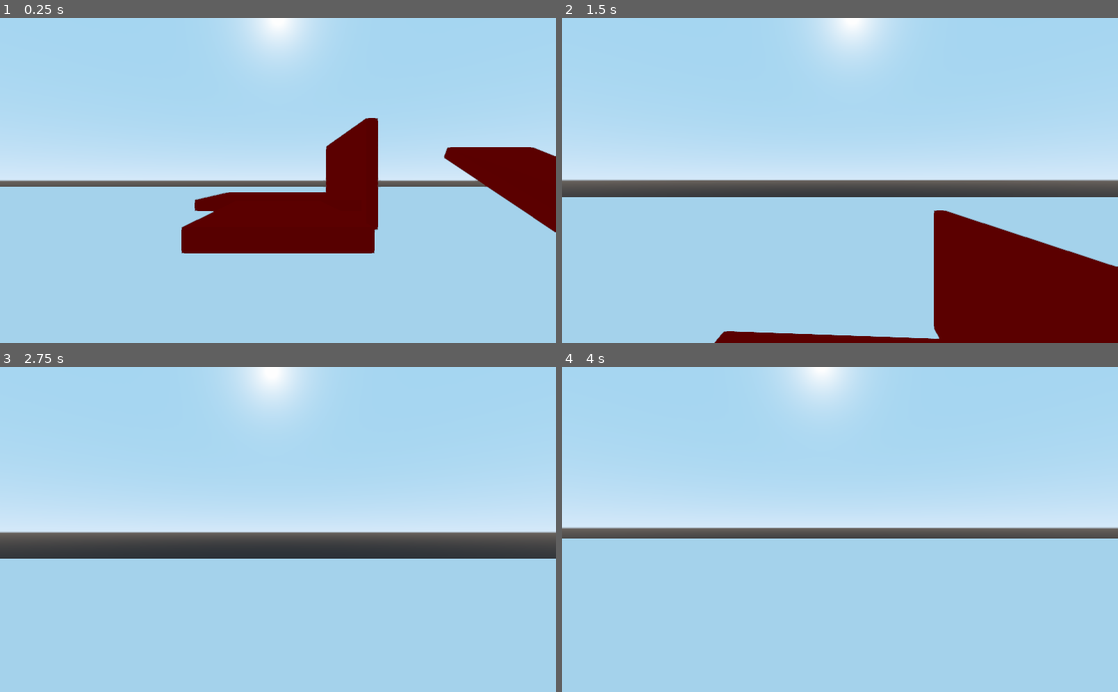
Above: before the commit, frames 1-4 (two rows, left to right).
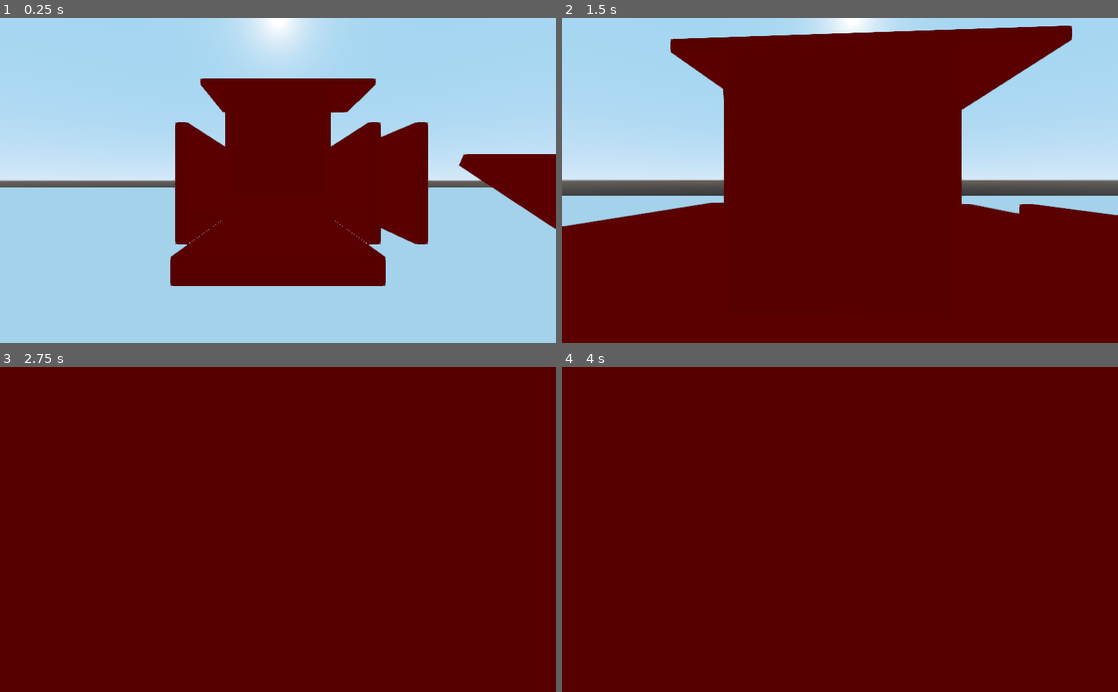
Above: after the commit, the same moments.

Repository: Loading64/Unrealimist
Game: Godot game, scene res://Spatial.tscn
The game is run twice, just before and just after one commit, with the same random seed, the same clock (stepped at 60 frames per second) and the same inputs.
Inputs (mouse positions are in pixels of both pictures, inside the frame that each line leads up to):
- Up to frame 1 (0.25 s): no input
- Up to frame 2 (1.5 s): move the mouse to (867, 180) at 0.52 s; hold Ctrl (Sliding) 0.53-1.28 s; hold W (move_forward) from 0.53 s (still down); tap Space (jump) at 0.77, 1.07 s; tap Shift (Sprint, bound only after the commit) at 0.8, 1.35 s; move the mouse to (812, 180) at 1.27 s
- Up to frame 3 (2.75 s): keep holding W (move_forward); tap Space (jump) at 1.52, 1.55, 1.82, 2.1 s; move the mouse to (289, 523) at 2.02 s; hold Ctrl (Sliding) from 2.03 s (still down)
- Up to frame 4 (4 s): keep holding W (move_forward); tap Enter at 2.75 s; move the mouse to (834, 536) at 2.77 s; release Ctrl (Sliding) at 2.78 s; tap Ctrl (Sliding) at 2.85 s; tap Space (jump) at 3.02, 3.32, 3.77, 3.8 s; tap Shift (Sprint, bound only after the commit) at 3.05 s; move the mouse to (878, 532) at 3.52 s; hold Shift (Sprint, bound only after the commit) from 3.53 s (still down)

The runs differ from the first frame. In frame 1, 18% of the frame differs, in the area x 0-100%, y 18-83%; in frame 2, 57%; in frame 3, 100%, in the area x 0-100%, y 0-100%; in frame 4, 100%.

Commit message:
new code 10/05/21
sprints broken need to fix that.
crouching and sliding is implimented
testing with a lightsource shows the platforms absorb all light

Diff:
--- a/KinematicBody.gd
+++ b/KinematicBody.gd
@@ -4,10 +4,18 @@
 # Declare member variables here. Examples:
 # var a = 2
 # var b = "text"
-var speed = 15
+var standing_speed = 10
+var speed = 10
+var crouch_speed = 0
+var transition_speed = 20
+var sliding_speed = 40
+var sprinting_speed = 40
 var h_acceleration = 8
 var air_acceleration = 1
 var normal_acceleration = 6
+var default_height = 1
+var crouching_height = 0.1
+var sliding_height = 0.5
 var gravity = 10
 var jump = 9
 var full_contact = false
@@ -17,14 +25,16 @@
 var h_velocity = Vector3()
 var movement = Vector3()
 var gravity_vec = Vector3()
-
-
-
+var sliding = false
+var crouching = false
+onready var timer = $Timer
+onready var pcap = $CollisionShape
 onready var head = $Head
 onready var ground_check = $GroundCheck
 # Called when the node enters the scene tree for the first time.
 func _ready():
 	Input.set_mouse_mode(Input.MOUSE_MODE_CAPTURED)
+
 
 func _input(event):
 	if event is InputEventMouseMotion and is_on_floor():
@@ -39,9 +49,9 @@
 func _physics_process(delta):
 
 	direction = Vector3()
-
 	full_contact = ground_check.is_colliding()
 	if is_on_floor():
+		air_acceleration = 1
 		double_jump = 1
 	if not is_on_floor():
 		gravity_vec += Vector3.DOWN * gravity * delta
@@ -50,15 +60,17 @@
 		gravity_vec = -get_floor_normal() * gravity
 		h_acceleration = normal_acceleration
 		double_jump = 1
+		air_acceleration = 1
 	else:
 		gravity_vec = -get_floor_normal()
 		h_acceleration = normal_acceleration
 	if Input.is_action_just_pressed("jump") and (is_on_floor() or ground_check.is_colliding()):
 		gravity_vec = Vector3.UP * jump
-
 	elif Input.is_action_just_pressed("jump") and double_jump == 1 and (is_on_floor() == false or ground_check.is_colliding() == false):
 		gravity_vec = Vector3.UP * jump
 		double_jump = 0
+		air_acceleration = 30
+		timer.start()
 
 	if Input.is_action_pressed("move_forward"):
 		direction -= transform.basis.z
@@ -69,9 +81,38 @@
 	elif Input.is_action_pressed("move_right"):
 		direction += transform.basis.x
 
+	if Input.is_action_pressed("Sprint") and is_on_floor():
+		speed = sprinting_speed
+		h_acceleration = sprinting_speed
+	elif not Input.is_action_pressed("Sliding") or Input.is_action_pressed("Sprint"):
+		h_acceleration = 8
+		speed = standing_speed
+
+	if Input.is_action_pressed("Sliding") and not Input.is_action_just_pressed("Sprint"):
+		pcap.shape.height -= transition_speed
+		speed = crouch_speed
+	else:
+		speed = standing_speed
+		pcap.shape.height += transition_speed * delta
+	pcap.shape.height = clamp(pcap.shape.height, crouching_height, default_height)
+
+	if Input.is_action_pressed("Sliding") and Input.is_action_pressed("Sprint"):
+		pcap.shape.height -= transition_speed
+		speed = sliding_speed
+	else:
+		speed = standing_speed
+		pcap.shape.height += transition_speed * delta * 2
+	pcap.shape.height = clamp(pcap.shape.height, sliding_height, default_height)
+
 	direction = direction.normalized()
 	h_velocity = h_velocity.linear_interpolate(direction * speed, h_acceleration * delta)
 	movement.z = h_velocity.z + gravity_vec.z
 	movement.x = h_velocity.x + gravity_vec.x
 	movement.y = gravity_vec.y
 	movement = move_and_slide(movement, Vector3.UP)
+
+
+
+func _on_Timer_timeout():
+	air_acceleration = 1
+	pass # Replace with function body.
--- a/Spatial.tscn
+++ b/Spatial.tscn
@@ -2,147 +2,216 @@
 
 [ext_resource path="res://movementcamera.tscn" type="PackedScene" id=1]
 
-[sub_resource type="PhysicsMaterial" id=5]
-
-[sub_resource type="CubeMesh" id=6]
+[sub_resource type="PhysicsMaterial" id=1]
+bounce = 1.0
+
+[sub_resource type="CubeMesh" id=2]
 size = Vector3( 50, 0.1, 50 )
 
-[sub_resource type="BoxShape" id=7]
+[sub_resource type="BoxShape" id=3]
 extents = Vector3( 50, 0.1, 50 )
 
-[sub_resource type="PhysicsMaterial" id=1]
-
-[sub_resource type="SpatialMaterial" id=2]
-flags_vertex_lighting = true
-flags_albedo_tex_force_srgb = true
-flags_do_not_receive_shadows = true
-flags_ensure_correct_normals = true
+[sub_resource type="PhysicsMaterial" id=4]
+bounce = 1.0
+
+[sub_resource type="SpatialMaterial" id=5]
 albedo_color = Color( 1, 0, 0, 1 )
 metallic = 1.0
 
-[sub_resource type="CubeMesh" id=3]
-material = SubResource( 2 )
-
-[sub_resource type="BoxShape" id=4]
+[sub_resource type="CubeMesh" id=6]
+material = SubResource( 5 )
+
+[sub_resource type="BoxShape" id=7]
 
 [node name="Spatial" type="Spatial"]
 
 [node name="KinematicBody" parent="." instance=ExtResource( 1 )]
 transform = Transform( 1, 0, 0, 0, 1, 0, 0, 0, 1, 0, 1, 19 )
 
+[node name="Timer" type="Timer" parent="KinematicBody"]
+wait_time = 0.1
+one_shot = true
+
 [node name="StaticBody" type="StaticBody" parent="."]
 transform = Transform( 9, 0, 0, 0, 1, 0, 0, 0, 9, 0, 0, 0 )
-physics_material_override = SubResource( 5 )
+physics_material_override = SubResource( 1 )
 
 [node name="MeshInstance" type="MeshInstance" parent="StaticBody"]
 transform = Transform( 1, 0, 0, 0, 1, 0, 0, 0, 1, 0, -1, 0 )
-mesh = SubResource( 6 )
+mesh = SubResource( 2 )
 material/0 = null
 
 [node name="CollisionShape" type="CollisionShape" parent="StaticBody"]
 transform = Transform( 1, 0, 0, 0, 1, 0, 0, 0, 1, 0, -1, 0 )
-shape = SubResource( 7 )
+shape = SubResource( 3 )
 
 [node name="30degreeplatform" type="StaticBody" parent="."]
 transform = Transform( 1, 0, 0, 0, 1, 0, 0, 0, 1, 11, 1, 5 )
-physics_material_override = SubResource( 1 )
+physics_material_override = SubResource( 4 )
 
 [node name="MeshInstance" type="MeshInstance" parent="30degreeplatform"]
 transform = Transform( 2.2, 0, 0, 0, 0.259808, -1.85, 0, 0.15, 3.2043, 0, 0.3, 5 )
-mesh = SubResource( 3 )
+mesh = SubResource( 6 )
 material/0 = null
 
 [node name="CollisionShape" type="CollisionShape" parent="30degreeplatform"]
 transform = Transform( 2.2, 0, 0, 0, 0.259808, -1.85, 0, 0.15, 3.2043, 0, 0.3, 5 )
-shape = SubResource( 4 )
+shape = SubResource( 7 )
 
 [node name="45DegreePlatform" type="StaticBody" parent="."]
 transform = Transform( 1, 0, 0, 0, 1, 0, 0, 0, 1, 22, 2, 5 )
-physics_material_override = SubResource( 1 )
+physics_material_override = SubResource( 4 )
 
 [node name="MeshInstance" type="MeshInstance" parent="45DegreePlatform"]
 transform = Transform( 2.2, 0, 0, 0, 0.212132, -2.6163, 0, 0.212132, 2.6163, 0, 0.3, 5 )
-mesh = SubResource( 3 )
+mesh = SubResource( 6 )
 material/0 = null
 
 [node name="CollisionShape" type="CollisionShape" parent="45DegreePlatform"]
 transform = Transform( 2.2, 0, 0, 0, 0.212132, -2.6163, 0, 0.212132, 2.6163, 0, 0.3, 5 )
-shape = SubResource( 4 )
+shape = SubResource( 7 )
 
 [node name="60Degree" type="StaticBody" parent="."]
 transform = Transform( 1, 0, 0, 0, 1, 0, 0, 0, 1, 32, 2, 4 )
-physics_material_override = SubResource( 1 )
+physics_material_override = SubResource( 4 )
 
 [node name="MeshInstance" type="MeshInstance" parent="60Degree"]
 transform = Transform( 2.2, 0, 0, 0, 0.15, -3.2043, 0, 0.259808, 1.85, 0, 0.3, 5 )
-mesh = SubResource( 3 )
+mesh = SubResource( 6 )
 material/0 = null
 
 [node name="CollisionShape" type="CollisionShape" parent="60Degree"]
 transform = Transform( 2.2, 0, 0, 0, 0.15, -3.2043, 0, 0.259808, 1.85, 0, 0.3, 5 )
-shape = SubResource( 4 )
+shape = SubResource( 7 )
 
 [node name="75DegreePlatform" type="StaticBody" parent="."]
 transform = Transform( 1, 0, 0, 0, 1, 0, 0, 0, 1, 40, 2, 3 )
-physics_material_override = SubResource( 1 )
+physics_material_override = SubResource( 4 )
 
 [node name="MeshInstance" type="MeshInstance" parent="75DegreePlatform"]
 transform = Transform( 2.2, 0, 0, 0, 0.0776457, -3.57393, 0, 0.289778, 0.957631, 0, 0.3, 5 )
-mesh = SubResource( 3 )
+mesh = SubResource( 6 )
 material/0 = null
 
 [node name="CollisionShape" type="CollisionShape" parent="75DegreePlatform"]
 transform = Transform( 2.2, 0, 0, 0, 0.0776457, -3.57393, 0, 0.289778, 0.957631, 0, 0.3, 5 )
-shape = SubResource( 4 )
+shape = SubResource( 7 )
 
 [node name="90DegreePlatform" type="StaticBody" parent="."]
 transform = Transform( 1, 0, 0, 0, 1, 0, 0, 0, 1, 46, 3, 3 )
-physics_material_override = SubResource( 1 )
+physics_material_override = SubResource( 4 )
 
 [node name="MeshInstance" type="MeshInstance" parent="90DegreePlatform"]
 transform = Transform( 2.2, 0, 0, 0, -1.31134e-08, -3.7, 0, 0.3, -1.61732e-07, 0, 0.3, 5 )
-mesh = SubResource( 3 )
+mesh = SubResource( 6 )
 material/0 = null
 
 [node name="CollisionShape" type="CollisionShape" parent="90DegreePlatform"]
 transform = Transform( 2.2, 0, 0, 0, -1.31134e-08, -3.7, 0, 0.3, -1.61732e-07, 0, 0.3, 5 )
-shape = SubResource( 4 )
+shape = SubResource( 7 )
 
 [node name="Platform" type="StaticBody" parent="."]
-transform = Transform( 1, 0, 0, 0, 1, 0, 0, 0, 1, 0, 0, 5 )
-physics_material_override = SubResource( 1 )
+transform = Transform( 1, 0, 0, 0, 1, 0, 0, 0, 1, 0, 0, 4.5 )
+physics_material_override = SubResource( 4 )
 
 [node name="MeshInstance" type="MeshInstance" parent="Platform"]
 transform = Transform( 2.2, 0, 0, 0, 0.3, 0, 0, 0, 3.7, 0, 0.3, 5 )
-mesh = SubResource( 3 )
+mesh = SubResource( 6 )
 material/0 = null
 
 [node name="CollisionShape" type="CollisionShape" parent="Platform"]
 transform = Transform( 2.2, 0, 0, 0, 0.3, 0, 0, 0, 3.7, 0, 0.3, 5 )
-shape = SubResource( 4 )
+shape = SubResource( 7 )
 
 [node name="Platform2" type="StaticBody" parent="."]
 transform = Transform( -2, 0, 1.31134e-07, 0, 1, 0, -1.31134e-07, 0, -1, 0, 0.0458879, 8 )
-physics_material_override = SubResource( 1 )
+physics_material_override = SubResource( 4 )
 
 [node name="MeshInstance" type="MeshInstance" parent="Platform2"]
-transform = Transform( 2.2, 0, 0, 0, 0.3, 0, 0, 0, 3.7, 0, 0.3, 5 )
-mesh = SubResource( 3 )
+transform = Transform( 2.2, 0, 7.27794e-08, 0, 0.3, 0, 8.65484e-08, 0, 4.81, 1.31134e-07, 0.3, 7 )
+mesh = SubResource( 6 )
 material/0 = null
 
 [node name="CollisionShape" type="CollisionShape" parent="Platform2"]
-transform = Transform( 2.2, 0, 0, 0, 0.3, 0, 0, 0, 3.7, 0, 0.3, 5 )
-shape = SubResource( 4 )
+transform = Transform( 2.2, 0, 7.27794e-08, 0, 0.3, 0, 8.65484e-08, 0, 4.81, 1.31134e-07, 0.3, 7 )
+shape = SubResource( 7 )
 
 [node name="wall" type="StaticBody" parent="."]
-transform = Transform( 4.94322e-07, 0, -1, 0, 1, 0, 2.4, 0, 9.78306e-07, 10, 1, 1.40001 )
-physics_material_override = SubResource( 1 )
+transform = Transform( 4.94322e-07, 0, -1, 0, 1, 0, 2.4, 0, 9.78306e-07, 9.7, 1, 1.40001 )
+physics_material_override = SubResource( 4 )
 
 [node name="MeshInstance" type="MeshInstance" parent="wall"]
-transform = Transform( 2.2, 0, 0, 0, -1.31134e-08, -3.7, 0, 0.3, -1.61732e-07, 0, 0.3, 5 )
-mesh = SubResource( 3 )
+transform = Transform( 2.2, 0, 6.77626e-21, 0, -1.31134e-08, -3.7, 0, 0.3, -1.61732e-07, 0, 0.3, 5 )
+mesh = SubResource( 6 )
 material/0 = null
 
 [node name="CollisionShape" type="CollisionShape" parent="wall"]
 transform = Transform( 2.2, 0, 0, 0, -1.31134e-08, -3.7, 0, 0.3, -1.61732e-07, 0, 0.3, 5 )
-shape = SubResource( 4 )
+shape = SubResource( 7 )
+
+[node name="wall2" type="StaticBody" parent="."]
+transform = Transform( 4.94322e-07, 0, -1, 0, 1, 0, 2.4, 0, 9.78306e-07, 10, 11, 1.40001 )
+physics_material_override = SubResource( 4 )
+
+[node name="MeshInstance" type="MeshInstance" parent="wall2"]
+transform = Transform( -1.79531e-06, -0.125, 6.73883e-08, 0, -1.31134e-08, -3.7, 5.28, 2.18588e-07, -1.17842e-13, -2.91667, -9.7, 10 )
+mesh = SubResource( 6 )
+material/0 = null
+
+[node name="CollisionShape" type="CollisionShape" parent="wall2"]
+transform = Transform( -1.65557e-06, -0.125, 6.73883e-08, 0, -1.31134e-08, -3.7, 5.28, 2.51134e-07, -1.30113e-13, -2.91667, -9.7, 10 )
+shape = SubResource( 7 )
+
+[node name="wall3" type="StaticBody" parent="."]
+transform = Transform( 4.94322e-07, 0, -1, 0, 1, 0, 2.4, 0, 9.78306e-07, 12, 1, 1.40001 )
+physics_material_override = SubResource( 4 )
+
+[node name="MeshInstance" type="MeshInstance" parent="wall3"]
+transform = Transform( 2.2, 0, 0, 0, -1.31134e-08, -3.7, 0, 0.3, -1.61732e-07, 0, 0.3, 5 )
+mesh = SubResource( 6 )
+material/0 = null
+
+[node name="CollisionShape" type="CollisionShape" parent="wall3"]
+transform = Transform( 2.2, 0, 0, 0, -1.31134e-08, -3.7, 0, 0.3, -1.61732e-07, 0, 0.3, 5 )
+shape = SubResource( 7 )
+
+[node name="wall4" type="StaticBody" parent="."]
+transform = Transform( 2.4, 0, 1.02202e-06, 0, 1, 0, -5.99229e-07, 0, 1, 0, 8, -10.6 )
+physics_material_override = SubResource( 4 )
+
+[node name="MeshInstance" type="MeshInstance" parent="wall4"]
+transform = Transform( 2.2, 0, 0, 0, -1.31134e-08, -3.7, 0, 0.3, -1.61732e-07, 0, 0.3, 5 )
+mesh = SubResource( 6 )
+material/0 = null
+
+[node name="CollisionShape" type="CollisionShape" parent="wall4"]
+transform = Transform( 2.2, 0, 0, 0, -1.31134e-08, -3.7, 0, 0.3, -1.61732e-07, 0, 0.3, 5 )
+shape = SubResource( 7 )
+
+[node name="wall5" type="StaticBody" parent="."]
+transform = Transform( 4.94322e-07, 0, -1, 0, 1, 0, 2.4, 0, 9.78306e-07, 0.3, 1, 1.40001 )
+physics_material_override = SubResource( 4 )
+
+[node name="MeshInstance" type="MeshInstance" parent="wall5"]
+transform = Transform( 2.2, 0, 0, 0, -1.31134e-08, -3.7, 0, 0.3, -1.61732e-07, 0, 0.3, 5 )
+mesh = SubResource( 6 )
+material/0 = null
+
+[node name="CollisionShape" type="CollisionShape" parent="wall5"]
+transform = Transform( 2.2, 0, 0, 0, -1.31134e-08, -3.7, 0, 0.3, -1.61732e-07, 0, 0.3, 5 )
+shape = SubResource( 7 )
+
+[node name="Platform3" type="StaticBody" parent="."]
+transform = Transform( 4, 0, -3.93402e-07, 0, 1, 0, 3.93402e-07, 0, 1, 1, 11.7918, -17.1 )
+physics_material_override = SubResource( 4 )
+
+[node name="MeshInstance" type="MeshInstance" parent="Platform3"]
+transform = Transform( 2.2, 0, 7.27794e-08, 0, 0.3, 0, 8.65484e-08, 0, 4.81, 1.31134e-07, 0.3, 7 )
+mesh = SubResource( 6 )
+material/0 = null
+
+[node name="CollisionShape" type="CollisionShape" parent="Platform3"]
+transform = Transform( 2.2, 0, 7.27794e-08, 0, 0.3, 0, 8.65484e-08, 0, 4.81, 1.31134e-07, 0.3, 7 )
+shape = SubResource( 7 )
+
+[connection signal="timeout" from="KinematicBody/Timer" to="KinematicBody" method="_on_Timer_timeout"]
--- a/movementcamera.tscn
+++ b/movementcamera.tscn
@@ -6,28 +6,86 @@
 radius = 0.5
 height = 1.5
 
-[sub_resource type="CapsuleMesh" id=2]
-radius = 0.5
-mid_height = 1.5
+[sub_resource type="Animation" id=2]
+resource_name = "Crouch"
+tracks/0/type = "transform"
+tracks/0/path = NodePath(".")
+tracks/0/interp = 1
+tracks/0/loop_wrap = true
+tracks/0/imported = false
+tracks/0/enabled = true
+tracks/0/keys = PoolRealArray( 0, 1, 0, 0, 0, 0, 0, 0, 1, 1, 0.7, 1 )
+tracks/1/type = "transform"
+tracks/1/path = NodePath("Head/Camera")
+tracks/1/interp = 1
+tracks/1/loop_wrap = true
+tracks/1/imported = false
+tracks/1/enabled = true
+tracks/1/keys = PoolRealArray( 0, 1, 0, -0.282843, -0.407107, 0, 0, 0, 1, 1, 1.42857, 1 )
+
+[sub_resource type="Animation" id=3]
+resource_name = "slide"
+length = 0.1
+tracks/0/type = "transform"
+tracks/0/path = NodePath(".")
+tracks/0/interp = 1
+tracks/0/loop_wrap = true
+tracks/0/imported = false
+tracks/0/enabled = true
+tracks/0/keys = PoolRealArray( 0, 1, 0, 0, 0, 0.382683, 0, 0, 0.92388, 1, 1, 1, 0.001, 1, 0, 0, 0, 0.382683, 0, 0, 0.92388, 1, 1, 1 )
+tracks/1/type = "transform"
+tracks/1/path = NodePath("Head/Camera")
+tracks/1/interp = 1
+tracks/1/loop_wrap = true
+tracks/1/imported = false
+tracks/1/enabled = true
+tracks/1/keys = PoolRealArray( 0, 1, 0, -0.282843, -0.407107, -0.258819, 0, 0, 0.965926, 1, 1, 1 )
+
+[sub_resource type="Animation" id=4]
+resource_name = "standing"
+tracks/0/type = "transform"
+tracks/0/path = NodePath(".")
+tracks/0/interp = 1
+tracks/0/loop_wrap = true
+tracks/0/imported = false
+tracks/0/enabled = true
+tracks/0/keys = PoolRealArray( 0, 1, 0, 0, 0, -2.98023e-08, 0, 0, 1, 1, 1, 1 )
+tracks/1/type = "transform"
+tracks/1/path = NodePath("Head/Camera")
+tracks/1/interp = 1
+tracks/1/loop_wrap = true
+tracks/1/imported = false
+tracks/1/enabled = true
+tracks/1/keys = PoolRealArray( 0, 1, 0, -0.212132, -0.336396, 0, 0, 0, 1, 1, 1.42857, 1 )
 
 [node name="KinematicBody" type="KinematicBody"]
+transform = Transform( 1, 0, 0, 0, 1, 5.96046e-08, 0, -5.96046e-08, 1, 0, 0, 0 )
 script = ExtResource( 1 )
 
 [node name="CollisionShape" type="CollisionShape" parent="."]
-transform = Transform( 1, 0, 0, 0, -1.62921e-07, -1, 0, 1, -1.62921e-07, 0, 0, 0 )
+transform = Transform( 1, 0, 0, 0, -1.49012e-07, -1, 0, 1, -1.49012e-07, 0, 0.777818, -0.777816 )
 shape = SubResource( 1 )
 
-[node name="MeshInstance" type="MeshInstance" parent="."]
-transform = Transform( 1, 0, 0, 0, -1.62921e-07, -1, 0, 1, -1.62921e-07, 0, 0, 0 )
-mesh = SubResource( 2 )
-material/0 = null
-
 [node name="Head" type="Spatial" parent="."]
-transform = Transform( 1, 0, 0, 0, 1, 0, 0, 0, 1, 0, 1, 0 )
+transform = Transform( 1, 0, 0, 0, 1, 0, 0, 0, 1, 0, 1.70711, -0.707106 )
 
 [node name="Camera" type="Camera" parent="Head"]
+transform = Transform( 1, 0, 0, 0, 1.42857, 0, 0, 0, 1, 0, -0.212132, -0.336396 )
+
+[node name="SpotLight" type="SpotLight" parent="Head"]
+light_color = Color( 0, 0.976471, 1, 1 )
+light_energy = 16.0
+light_specular = 1.0
+light_bake_mode = 2
+spot_range = 6.0
+spot_angle = 17.8398
 
 [node name="GroundCheck" type="RayCast" parent="."]
-transform = Transform( 1, 0, 0, 0, 1, 0, 0, 0, 1, 0, -1, 0 )
+transform = Transform( 1, 0, 0, 0, 0.707107, 0.707107, 0, -0.707107, 0.707107, 0, -0.434314, -0.565685 )
 enabled = true
 cast_to = Vector3( 0, -1.5, 0 )
+
+[node name="AnimationPlayer" type="AnimationPlayer" parent="."]
+anims/Crouch = SubResource( 2 )
+anims/slide = SubResource( 3 )
+anims/standing = SubResource( 4 )
--- a/project.godot
+++ b/project.godot
@@ -50,6 +50,11 @@
 "events": [ Object(InputEventKey,"resource_local_to_scene":false,"resource_name":"","device":0,"alt":false,"shift":false,"control":false,"meta":false,"command":false,"pressed":false,"scancode":16777238,"unicode":0,"echo":false,"script":null)
  ]
 }
+Sprint={
+"deadzone": 0.5,
+"events": [ Object(InputEventKey,"resource_local_to_scene":false,"resource_name":"","device":0,"alt":false,"shift":false,"control":false,"meta":false,"command":false,"pressed":false,"scancode":16777237,"unicode":0,"echo":false,"script":null)
+ ]
+}
 
 [rendering]
 
Not shown: 1 places in movementcamera.tscn that only renumber resources
